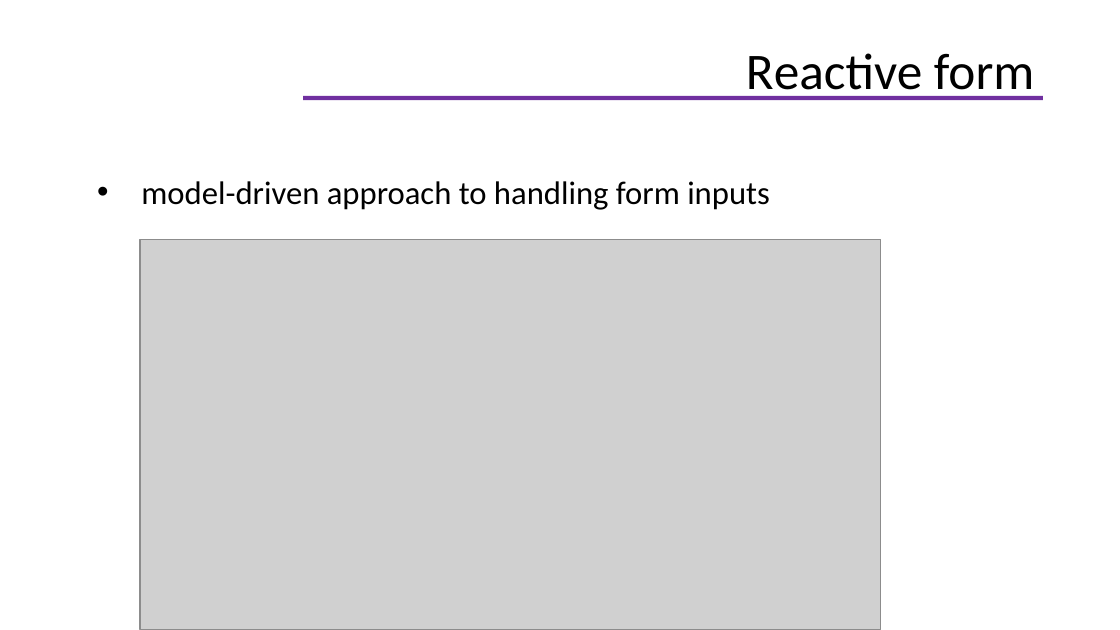
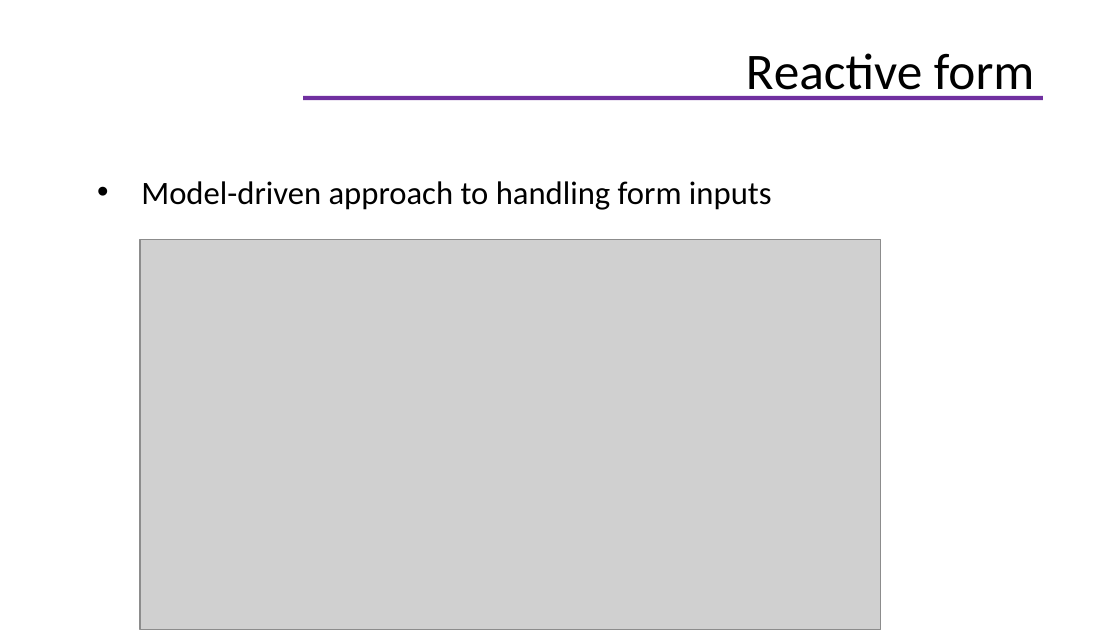
Before and after one commit to helenhash/angular-training, a slide deck: slide 66 of docs/Angular Training.pptx. Drawn at 1120x630 pixels with LibreOffice and Linux fonts; fonts in the diff are those of the drawing; grey boxes stand for pictures; background and template pictures are left out. Boxes give left, top, right and bottom in pixels: in the first picture for what was removed or moved away, otherwise in the second. Text is boxed around its words. In the diff, an @@ line names an element or a change of style, - is before the commit and + after.

Commit message:
update demo form

```diff
--- a/docs/Angular Training.pptx
+++ b/docs/Angular Training.pptx
@@ text at bbox=[141, 181, 772, 210]: text changed @@
-• model-driven approach to handling form inputs
+• Model-driven approach to handling form inputs
```
Also in this commit, not shown: 6 other slides changed, 12 other files.
